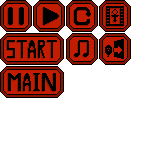
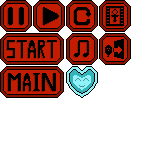
Revision of a layered 160x160 image; what changed, layer by layer:
added layer "Слой 2 копия 8" above "Слой 3 копия 4" over [66, 66, 98, 98]
